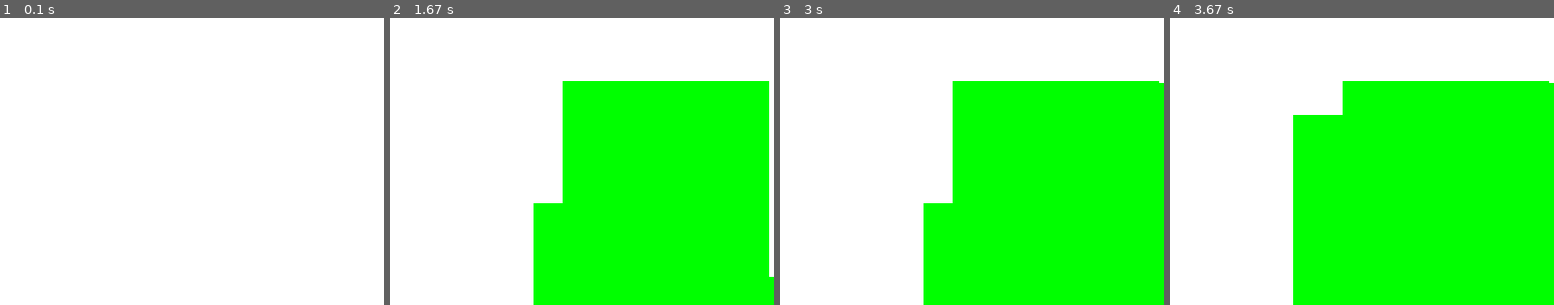
Above: before the commit, frames 1-4 (left to right).
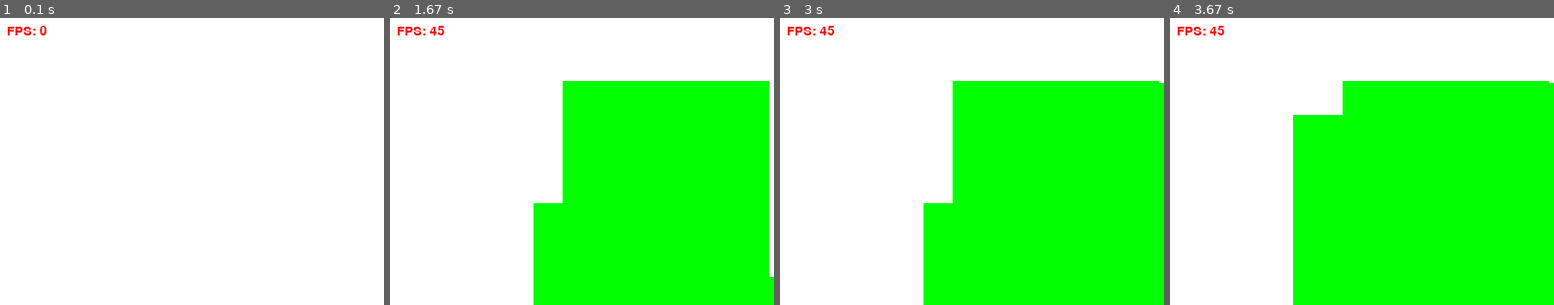
Above: after the commit, the same moments.

Repository: StatueFungus/VacuumCleanerSim
Game: pygame game, started from VacuumCleanerSim.py
Two runs of this game, one before a commit and one after it. Both use one fixed random seed, a clock stepped at 60 frames per second and the inputs below.
Inputs (mouse positions are % of the whole screen's width and height, from its top left):
- Up to frame 1 (0.1 s): no input
- Up to frame 2 (1.67 s): press the mouse at (51, 57) at 0.37 s; move the mouse to (38, 54) at 0.47 s; release the mouse at (26, 51) at 0.6 s; press the mouse at (51, 57) at 0.7 s; move the mouse to (37, 34) at 0.8 s; release the mouse at (24, 12) at 0.93 s; press the mouse at (51, 57) at 1.03 s; move the mouse to (56, 52) at 1.13 s; release the mouse at (62, 47) at 1.27 s; press the mouse at (51, 57) at 1.37 s; move the mouse to (35, 45) at 1.47 s; release the mouse at (20, 34) at 1.6 s
- Up to frame 3 (3 s): press the mouse at (51, 57) at 1.7 s; move the mouse to (61, 44) at 1.8 s; release the mouse at (71, 32) at 1.93 s; press the mouse at (51, 57) at 2.53 s; move the mouse to (69, 35) at 2.63 s; release the mouse at (88, 13) at 2.77 s; press the mouse at (51, 57) at 2.87 s; move the mouse to (34, 38) at 2.97 s
- Up to frame 4 (3.67 s): release the mouse at (17, 18) at 3.1 s; press the mouse at (51, 57) at 3.2 s; move the mouse to (40, 57) at 3.3 s; release the mouse at (29, 58) at 3.43 s; press the mouse at (51, 57) at 3.53 s; move the mouse to (41, 62) at 3.63 s
The pictures show only the part of the screen within x 1-51%, y 2-52%; the shares and areas given below are measured in that part.

The runs differ from the first frame. In frame 1, 0.2% of the frame differs, in the area x 2-13%, y 2-7%; in frame 2, 0.2%, in the area x 2-15%, y 2-7%; in frame 3, 0.2%; in frame 4, 0.2%.

Commit message:
adds fps

Diff:
--- a/VacuumCleanerSim.py
+++ b/VacuumCleanerSim.py
@@ -24,7 +24,7 @@
 
         self.clock = pygame.time.Clock()
         self.environment = RoomEnvironment(env_conf["width"], env_conf["height"], tile_size)
-        self.visualizer = Visualizer(self.environment)
+        self.visualizer = Visualizer(self.environment, self.clock)
         self.algorithm = BaseCleaningAlgorithm()
 
     def start_simulation(self):
--- a/Visualizer.py
+++ b/Visualizer.py
@@ -6,17 +6,21 @@
 from utils.Runmode import Runmode
 from utils.colorUtils import *
 from utils.confUtils import LOG as log
+from utils.confUtils import CONF as conf
 
 
 class Visualizer:
-    run_mode = Runmode.BUILD
+    def __init__(self, env, clock):
+        pygame.init()
+        w, h, _ = env.get_params()
 
-    def __init__(self, env):
-        pygame.init()
-        w, h, tile_size = env.get_params()
+        self.clock = clock
+        self.run_mode = Runmode.BUILD
 
         self.screen = pygame.display.set_mode((w, h), DOUBLEBUF)
         self.screen.set_alpha(None)
+
+        self.font = pygame.font.Font(None, 20)
 
         self.tile_group = pygame.sprite.Group()
         # self.tile_group.add(env.tiles)
@@ -84,8 +88,12 @@
     def set_run_mode(self, new_run_mode):
         self.run_mode = new_run_mode
 
+    def draw_fps(self):
+        if conf["debug"]["draw_fps"]:
+            fps = self.font.render("FPS: " + str(int(self.clock.get_fps())), True, RED)
+            self.screen.blit(fps, (20, 20))
+
     def draw(self):
-
         self.screen.fill(WHITE)
 
         self.tile_group.update()
@@ -97,5 +105,6 @@
         self.obstacle_group.draw(self.screen)
 
         self.draw_temp_rectangle()
+        self.draw_fps()
 
         pygame.display.flip()
--- a/conf/config.json
+++ b/conf/config.json
@@ -8,7 +8,10 @@
     "diameter": 15
   },
   "simulation": {
-    "fps": 30
+    "fps": 45
+  },
+  "debug": {
+    "draw_fps": true
   },
   "logging": {
     "verbose": true
